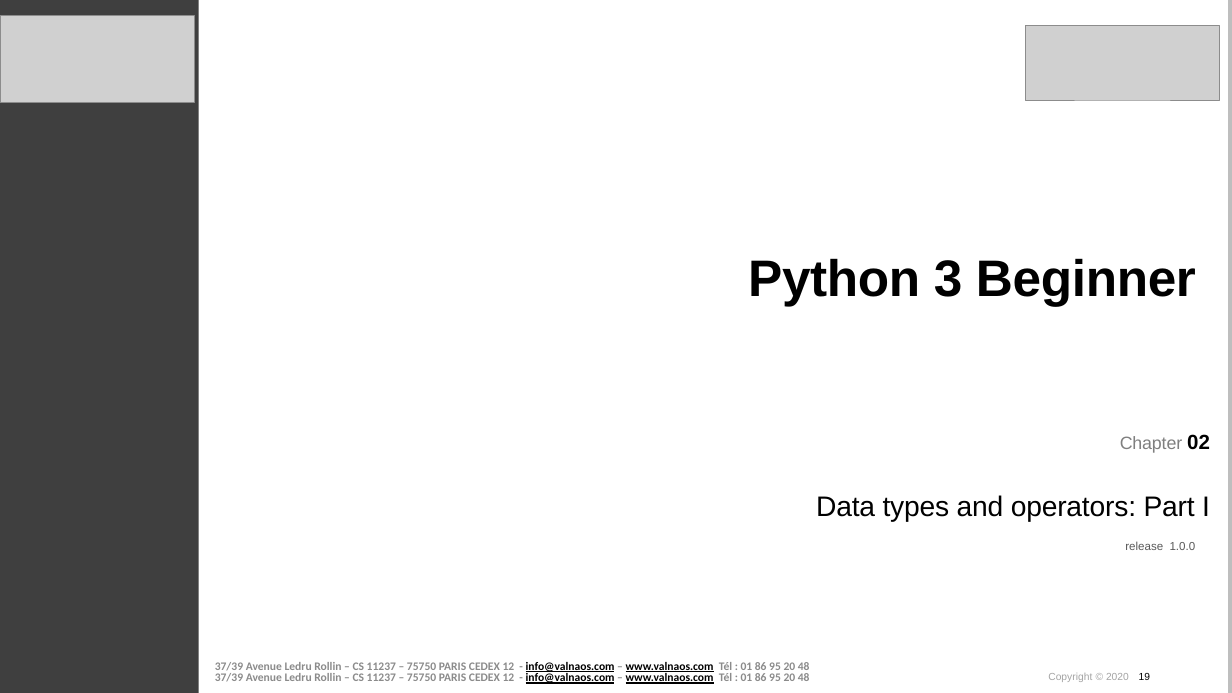
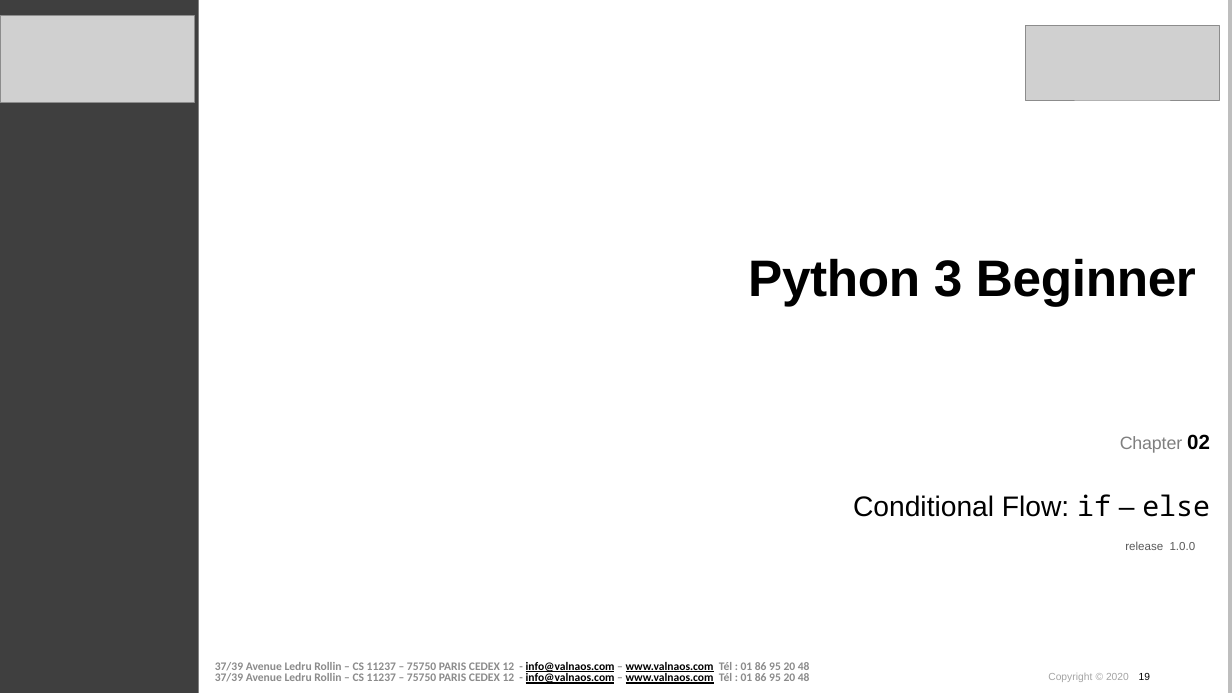
Before and after one commit to cstar-industries/python-3-beginner, a slide deck: slide 19 of 002-Control-Flow/Control Flow - Slides.pptx. Drawn at 1232x693 pixels with LibreOffice and Linux fonts; fonts in the diff are those of the drawing; grey boxes stand for pictures; background and template pictures are left out. Boxes give left, top, right and bottom in pixels: in the first picture for what was removed or moved away, otherwise in the second. Text is boxed around its words. In the diff, an @@ line names an element or a change of style, - is before the commit and + after.

```diff
--- a/002-Control-Flow/Control Flow - Slides.pptx
+++ b/002-Control-Flow/Control Flow - Slides.pptx
@@ text at bbox=[853, 494, 1210, 517]: text changed @@
-Data types and operators: Part I
+Conditional Flow: if – else
```
Also in this commit, not shown: 10 other slides changed, 41 slides added, 11 slides removed, 1 other file.
